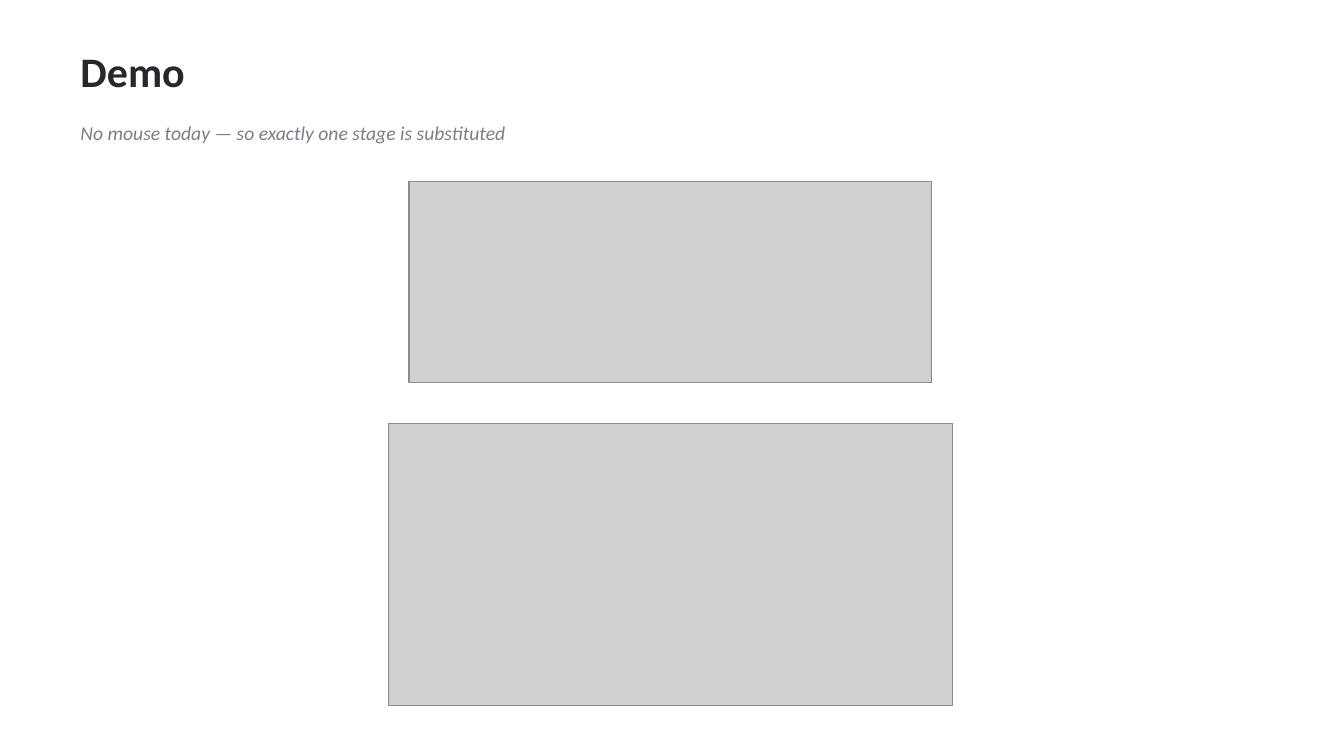
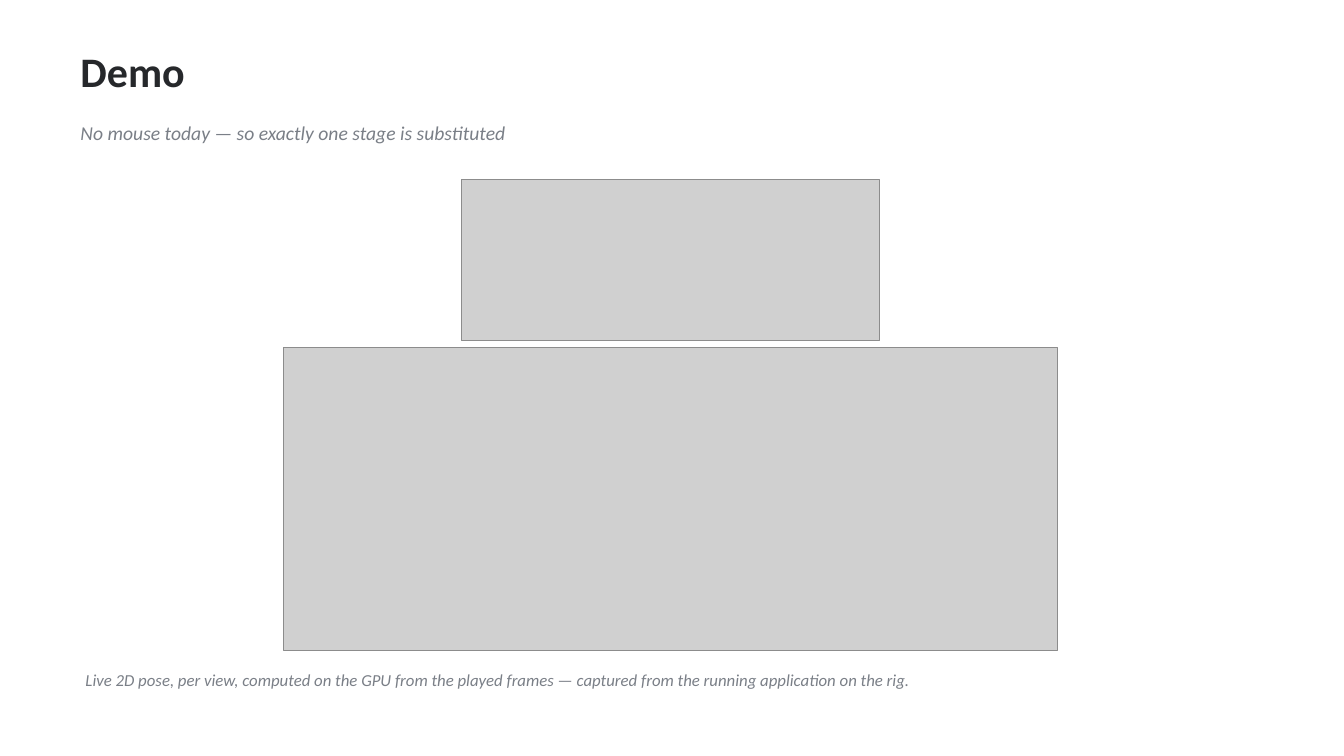
Before and after one commit to Cerebellum-Lab/reachAQ, a slide deck: slide 12 of docs/presentation/reachAQ-overview.pptx. Drawn at 1344x756 pixels with LibreOffice and Linux fonts; fonts in the diff are those of the drawing; grey boxes stand for pictures. Boxes give left, top, right and bottom in pixels: in the first picture for what was removed or moved away, otherwise in the second. Text is boxed around its words. In the diff, an @@ line names an element or a change of style, - is before the commit and + after.

Commit message:
docs(presentation): rebuild the demo slide around live 2D pose
The slide now carries a screenshot of the running application on the rig,
both camera views showing their own pose overlay computed on the GPU from
the played frames, rather than a recorded still that only implied it.

```diff
--- a/docs/presentation/reachAQ-overview.pptx
+++ b/docs/presentation/reachAQ-overview.pptx
@@ picture: place and size @@
-picture at (409, 181, 932, 383)
+picture at (462, 179, 880, 341)
@@ picture: place and size @@
-picture at (388, 423, 953, 706)
+picture at (283, 348, 1058, 650)
@@ text added at (85, 674, 909, 689), 12 pt, text #7A7F87, italic @@
+Live 2D pose, per view, computed on the GPU from the played frames — captured from the running application on the rig.
```
Also in this commit, not shown: 4 other files.
